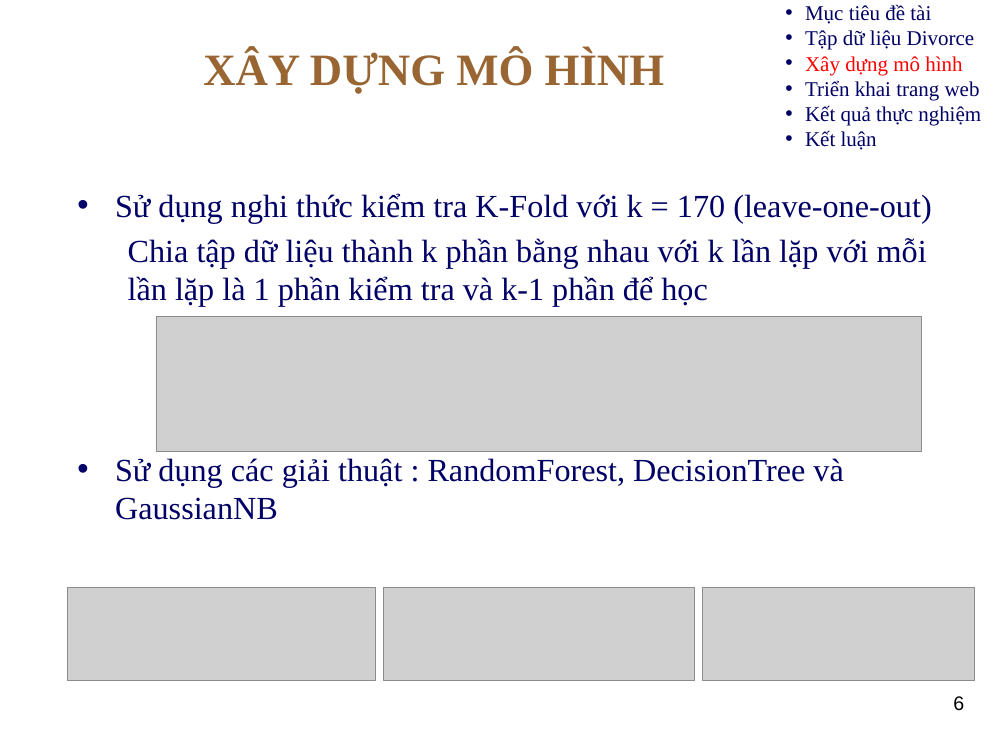
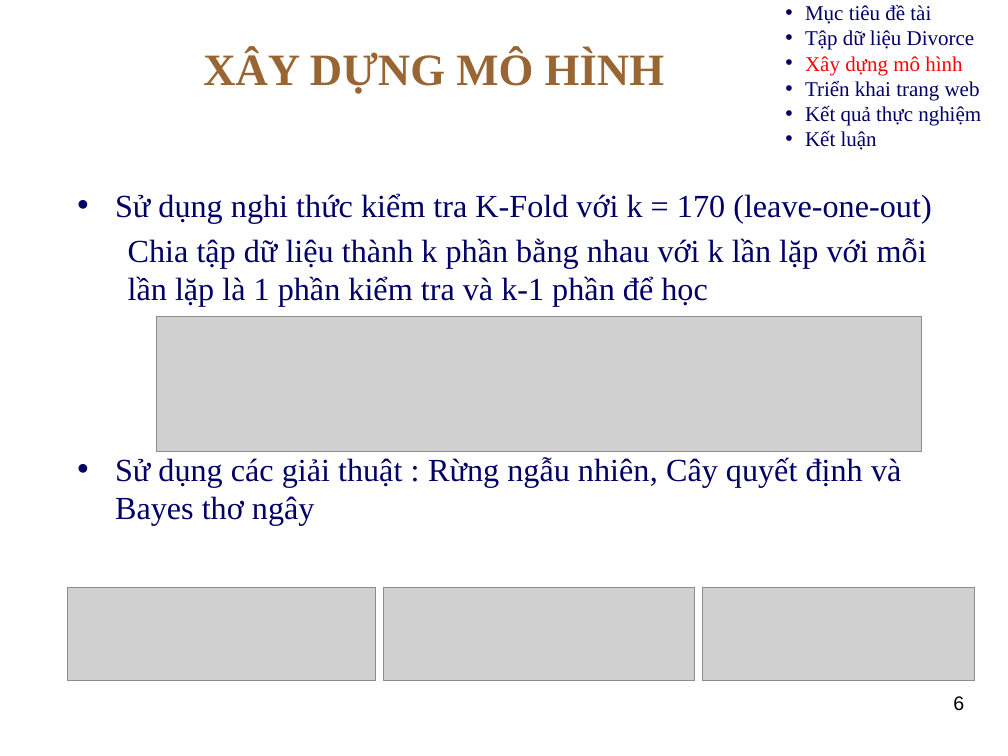
Before and after one commit to TranDat1811/DataMining, a slide deck: slide 6 of BaoCao.pptx. Drawn at 1008x756 pixels with LibreOffice and Linux fonts; fonts in the diff are those of the drawing; grey boxes stand for pictures; background and template pictures are left out. Boxes give left, top, right and bottom in pixels: in the first picture for what was removed or moved away, otherwise in the second. Text is boxed around its words. In the diff, an @@ line names an element or a change of style, - is before the commit and + after.

```diff
--- a/BaoCao.pptx
+++ b/BaoCao.pptx
@@ text at (x1=115, y1=457, x2=901, y2=526): text changed @@
-• Sử dụng các giải thuật : RandomForest, DecisionTree và GaussianNB
+• Sử dụng các giải thuật : Rừng ngẫu nhiên, Cây quyết định và Bayes thơ ngây
```
Also in this commit, not shown: 2 other slides changed, 3 other files.
